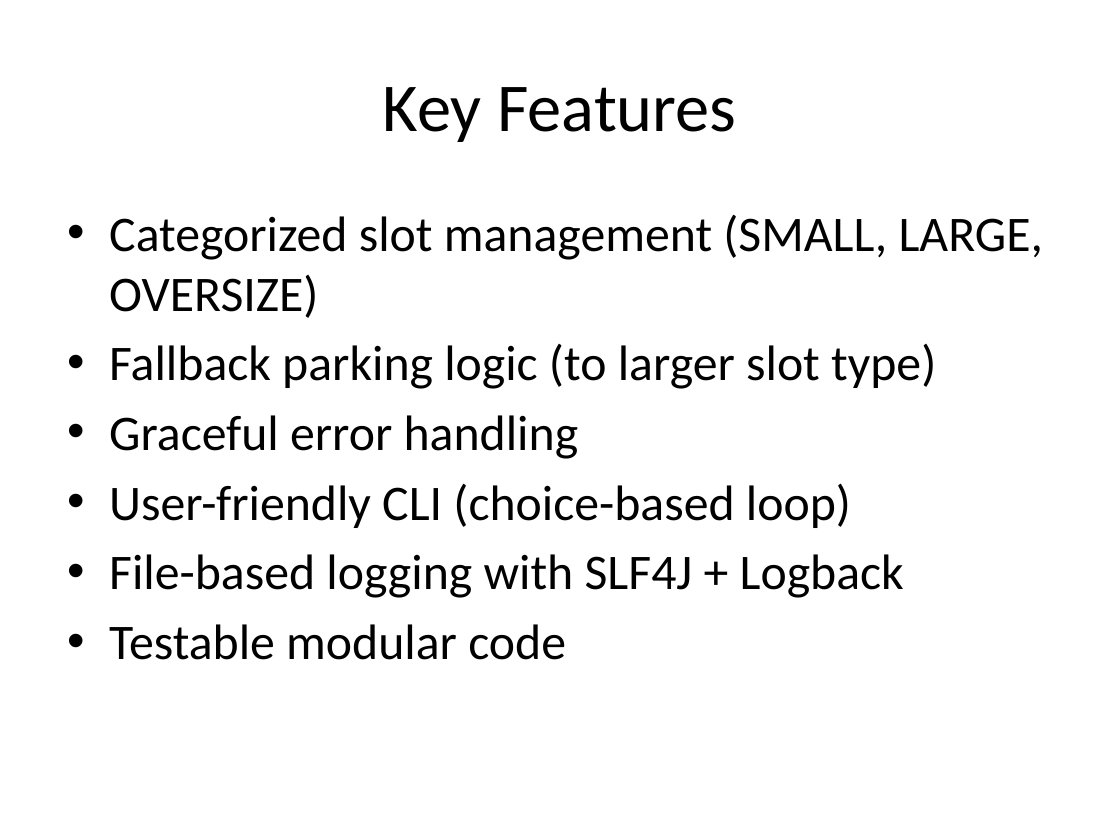
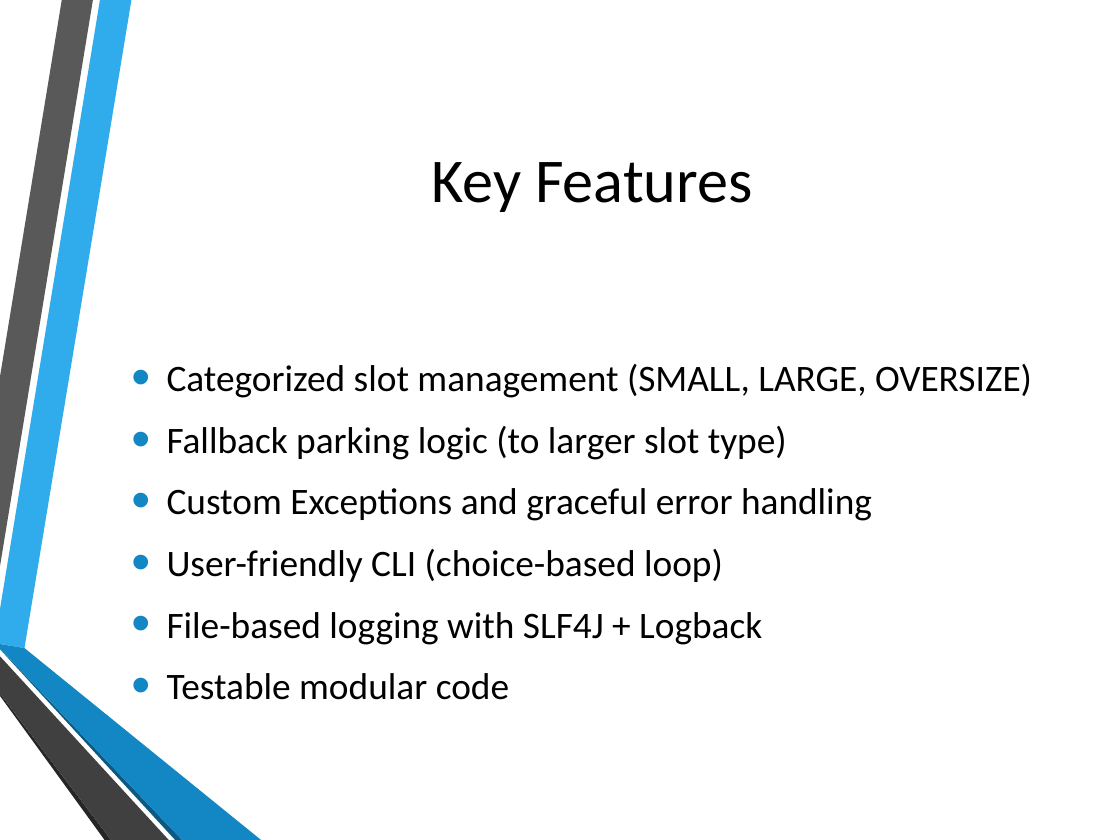
Before and after one commit to PradyumnaD2999/ParkingLotApp, a slide deck: slide 8 of presentation/ParkingLotApp.pptx (slide 5 before the commit). Drawn at 1120x840 pixels with LibreOffice and Linux fonts; fonts in the diff are those of the drawing; background and template pictures are left out. Boxes give left, top, right and bottom in pixels: in the first picture for what was removed or moved away, otherwise in the second. Text is boxed around its words. In the diff, an @@ line names an element or a change of style, - is before the commit and + after.

```diff
--- a/presentation/ParkingLotApp.pptx
+++ b/presentation/ParkingLotApp.pptx
@@ title "Key Features": place and size @@
-title "Key Features" at (383, 87, 736, 142)
+title "Key Features" at (432, 162, 752, 212)
@@ title "Key Features" at (432, 162, 752, 212): size 44 to 40 pt @@
@@ text "Categorized slot management (SMALL, LARGE, ...": place and size @@
-text "Categorized slot management (SMALL, LARGE, ..." at (109, 214, 1043, 660)
+text "Categorized slot management (SMALL, LARGE, ..." at (167, 364, 1032, 700)
@@ text "Categorized slot management (SMALL, LARGE, ..." at (167, 364, 1032, 700): vertical alignment top to middle @@
@@ text at (167, 364, 1032, 700): size 32 to 24 pt in "Categorized slot management (SMALL, LARGE, OVERSIZE)", "Fallback parking logic (to larger slot type)", "User-friendly CLI (choice-based loop)", "File-based logging with SLF4J + Logback" and 1 more places; indent changed; more space between paragraphs @@
@@ text at (167, 488, 872, 521): text changed; size 32 to 24 pt @@
-• Graceful error handling
+• Custom Exceptions and graceful error handling
@@ group added at (0, 0, 261, 840): 6 freeform shapes @@
```
Also in this commit, not shown: 11 other slides changed, 3 slides added, 1 other file.
